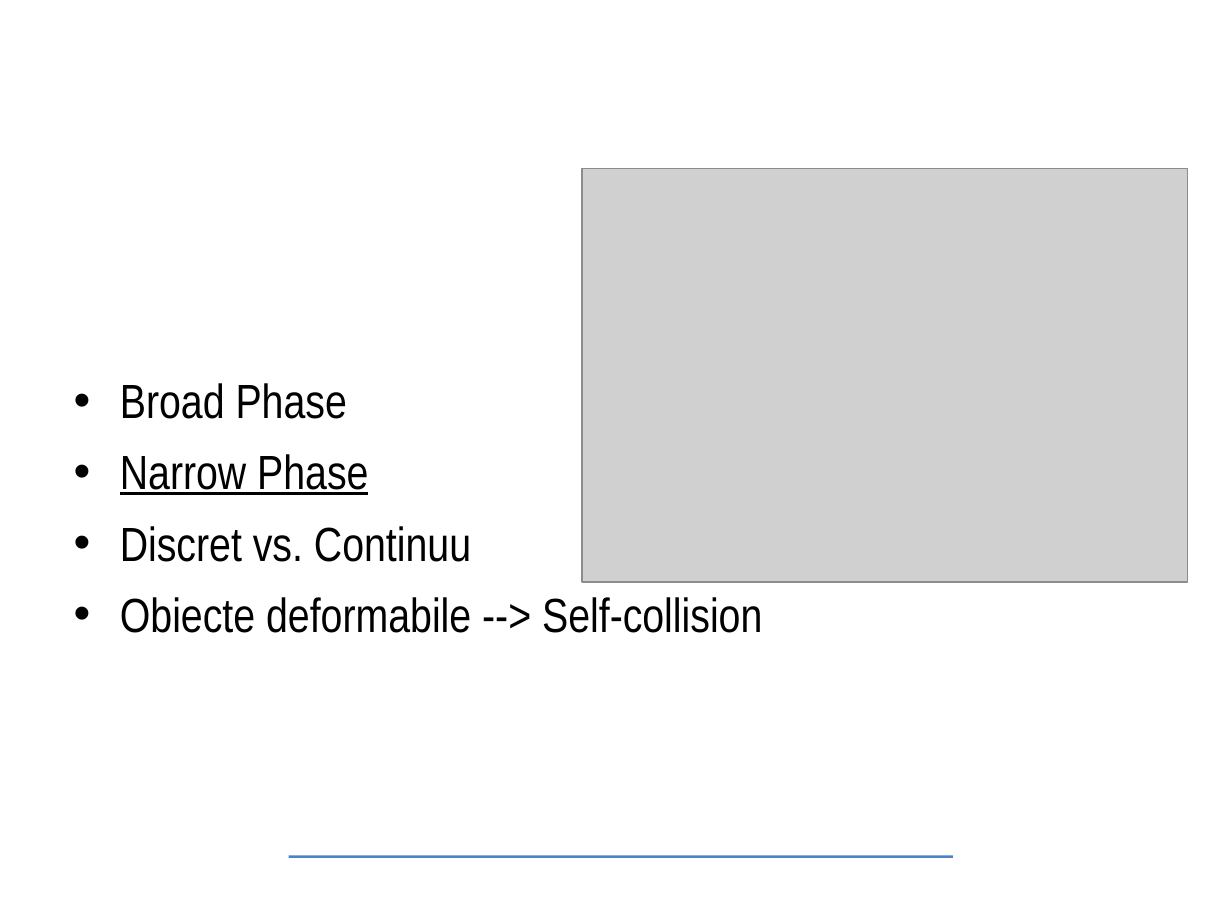
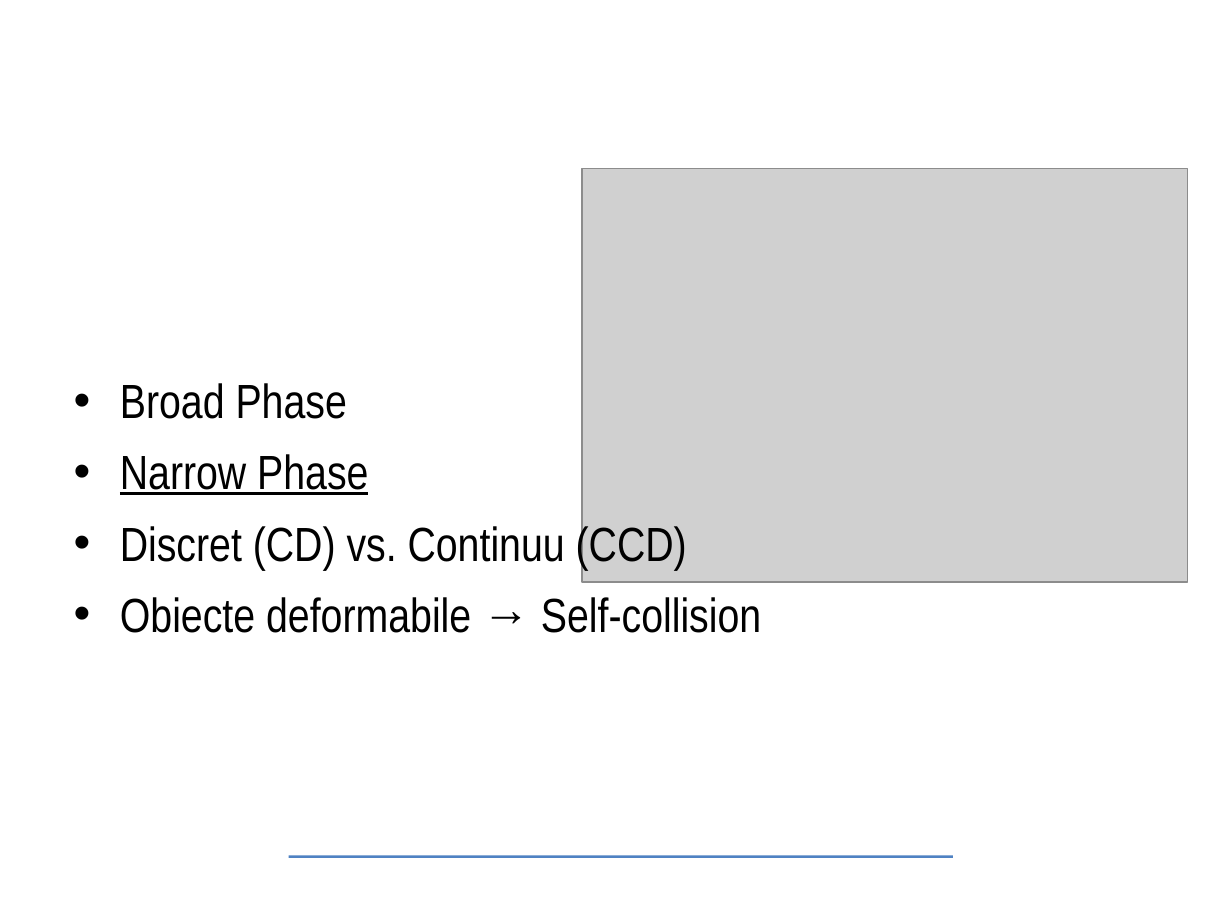
Before and after one commit to Tureyz/test, a slide deck: slide 2 of presentation/master-presentation-ro.odp. Drawn at 1232x924 pixels with LibreOffice and Linux fonts; fonts in the diff are those of the drawing; grey boxes stand for pictures; background and template pictures are left out. Boxes give left, top, right and bottom in pixels: in the first picture for what was removed or moved away, otherwise in the second. Text is boxed around its words. In the diff, an @@ line names an element or a change of style, - is before the commit and + after.

```diff
--- a/presentation/master-presentation-ro.odp
+++ b/presentation/master-presentation-ro.odp
@@ text at [120,522,761,633]: text changed @@
-• Discret vs. Continuu
-• Obiecte deformabile --> Self-collision
+• Discret (CD) vs. Continuu (CCD)
+• Obiecte deformabile → Self-collision
```
Also in this commit, not shown: 4 other slides changed, 5 slides added, 2 slides removed, 4 other files.
